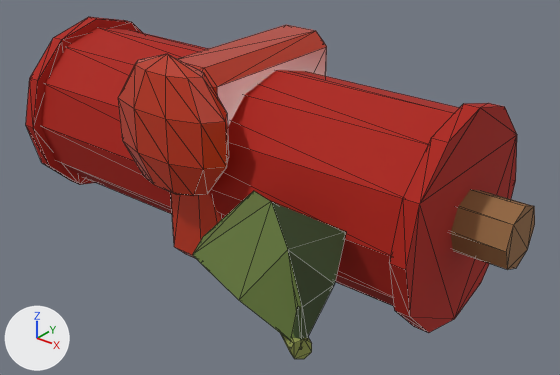
An edit to the glTF model assets/models/items/briarwatch/healing-scroll/model.glb, drawn before and after from the same camera.
The view is the same before and after, from a 50 mm lens placed at (0.997, -1.148, 0.878), pointed at (0.118, -0.048, 0.197). Arrows for +X, +Y and +Z are at lower left; the lights stay in place. The older version comes first. Mesh edges are drawn as thin lines.

The scene before the commit, as lines of its bpy script (objects in view):
```python
mat_layered_leaf_parchment = principled_material('Layered leaf parchment')
mat_layered_leaf_parchment.base_color = (0.418, 0.0075, 0.0)  # red #ad1500
mat_layered_leaf_parchment.roughness = 0.85
me_rolled_birch_parchment_001 = bpy.data.meshes.new('Rolled birch parchment.001')
me_rolled_birch_parchment_001.from_pydata(...)  # 201 vertices, 374 faces; spans x -0.6..0.6, y -0.423..0.21, z 0.02..0.49
# faces by material slot: [132, 28, 134, 28, 28, 24]
me_rolled_birch_parchment_001.materials.append(mat_layered_leaf_parchment)  # red #ad1500
me_rolled_birch_parchment_001.materials.append(mat_bark_ridges)  # brown #93683f
me_rolled_birch_parchment_001.materials.append(mat_red_healing_resin)  # red #a92d13
me_rolled_birch_parchment_001.materials.append(mat_leaf_shade)  # dark green #344622
me_rolled_birch_parchment_001.materials.append(mat_leaf_green)  # dark green #5d7033
me_rolled_birch_parchment_001.materials.append(mat_leaf_veins)  # yellow #8c944b
ob_healing_scroll = bpy.data.objects.new('healing-scroll', me_rolled_birch_parchment_001)
ob_healing_scroll.location = (0.0, 0.0, 0.0)
```
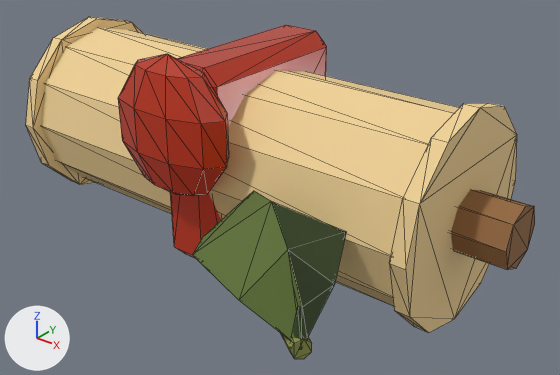
What differs and where, as boxes [x1, y1, x2, y2] in the pictures (560 x 375 px):
'healing-scroll', recoloured (red to beige)
    both: [26, 17, 517, 333]

The change, as a list of edits to the scene's bpy script:
```text
Change mat_layered_leaf_parchment:
    mat_layered_leaf_parchment.base_color: (0.418, 0.0075, 0.0) -> (0.88, 0.651, 0.309)  # red #ad1500 -> beige #f1d397
```
